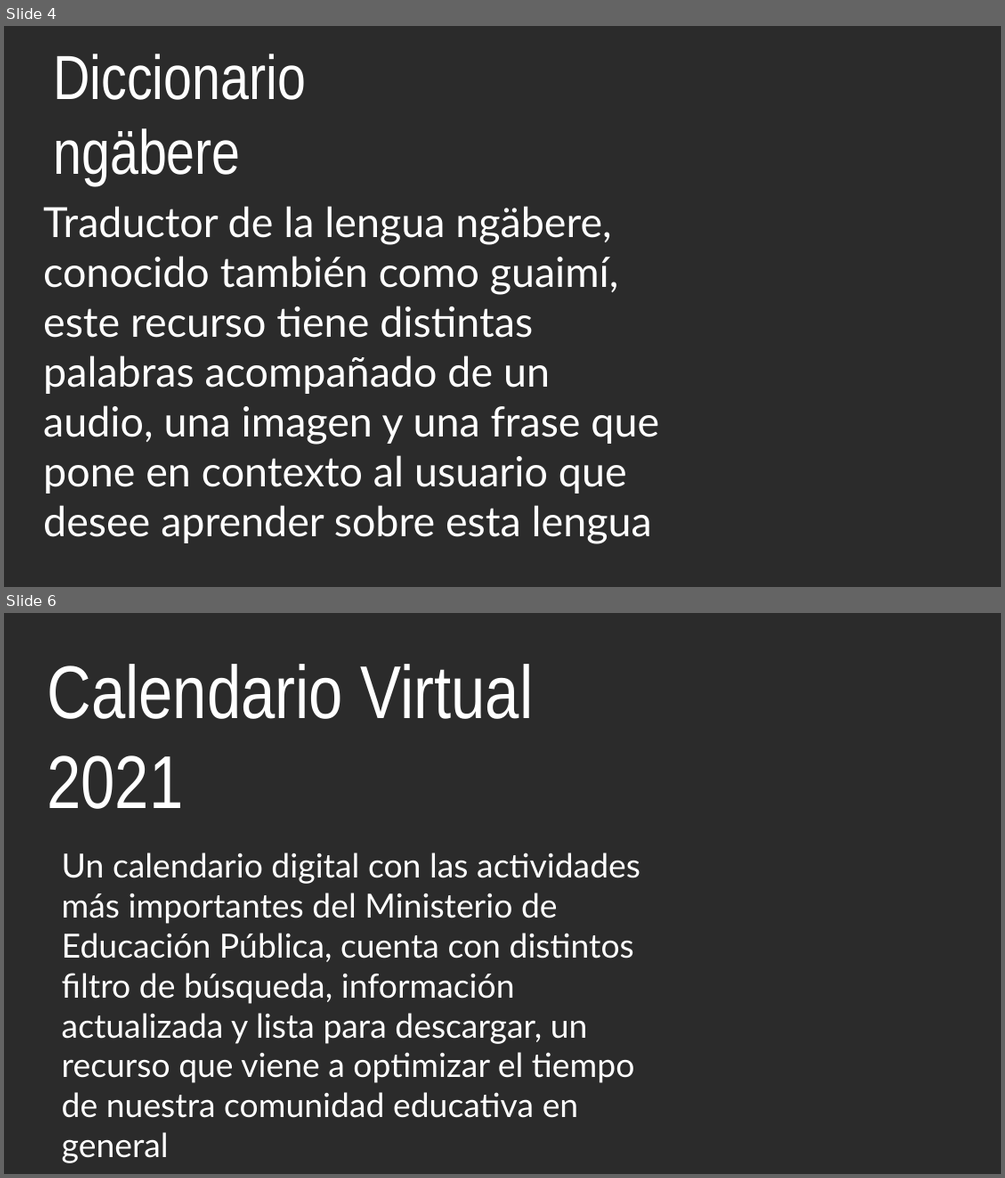
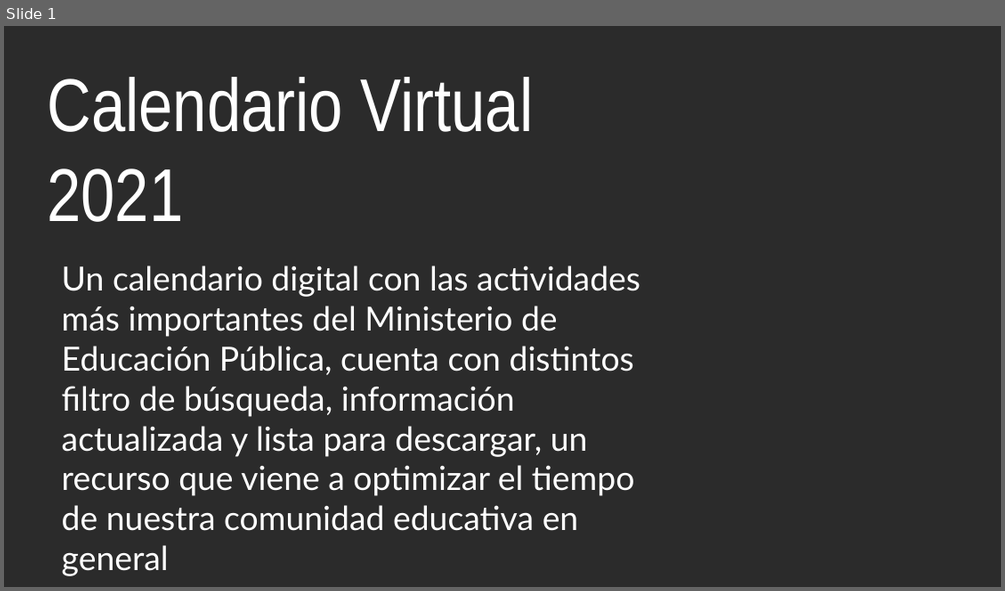
Before and after one commit to producciongespro/ColeccionRecursosGespro, a slide deck: diseño/img-avances/descriptivo.pptx. Shown one above the other, each under a label of ours: slides 4 and 6 before the commit, slide 1 after it; the slides between them are not shown. The pictures are 1005x1178 and 1005x591 pixels, drawn with LibreOffice and Linux fonts; fonts in the diff are those of the drawing; background and template pictures are left out; a plain dark background stands for a picture behind light text. Boxes give left, top, right and bottom in pixels: in the first picture for what was removed or moved away, otherwise in the second. Text is boxed around its words. In the diff, an @@ line names an element or a change of style, - is before the commit and + after.

Commit message:
Sección de avances
Se agregan 5 recursos más para avances

```diff
--- a/diseño/img-avances/descriptivo.pptx
+++ b/diseño/img-avances/descriptivo.pptx
@@ slide 4 removed at [4,26,1001,587], background picture (left out) @@
@@ text removed at [53,54,306,185] @@
-Diccionario
-ngäbere
@@ text removed at [43,206,659,544] @@
-Traductor de la lengua ngäbere, conocido también como guaimí, este recurso tiene distintas palabras acompañado de un audio, una imagen y una frase que pone en contexto al usuario que desee aprender sobre esta lengua
@@ what was slide 6 is now slide 1 @@
```
Also in this commit, not shown: 1 slide added, 5 other slides removed, 10 other files.
